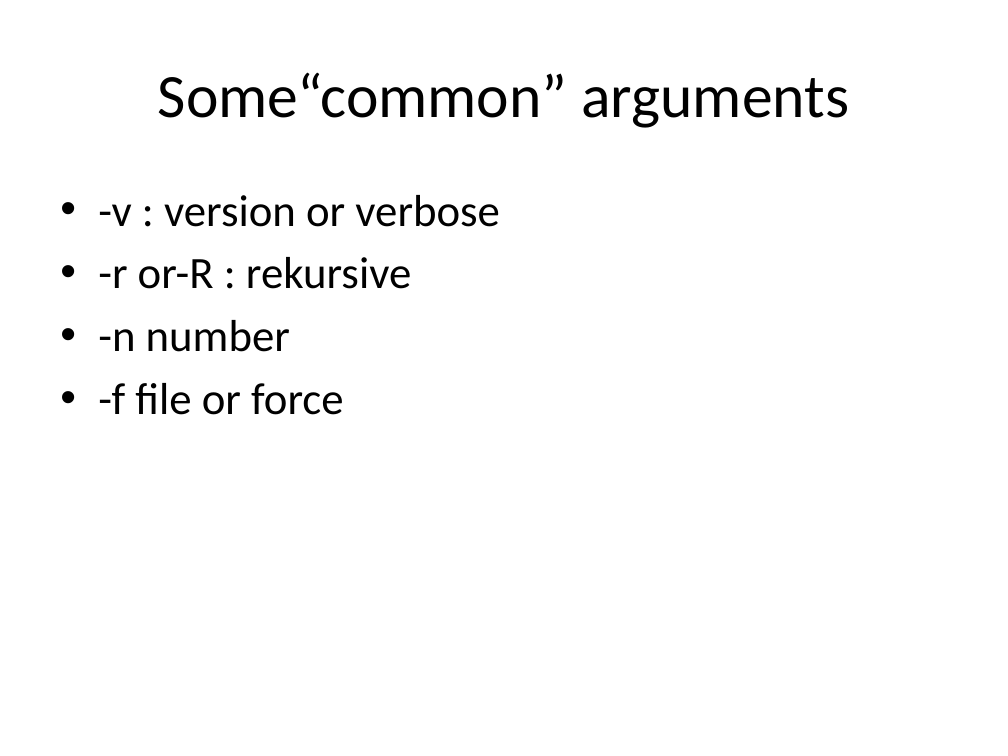
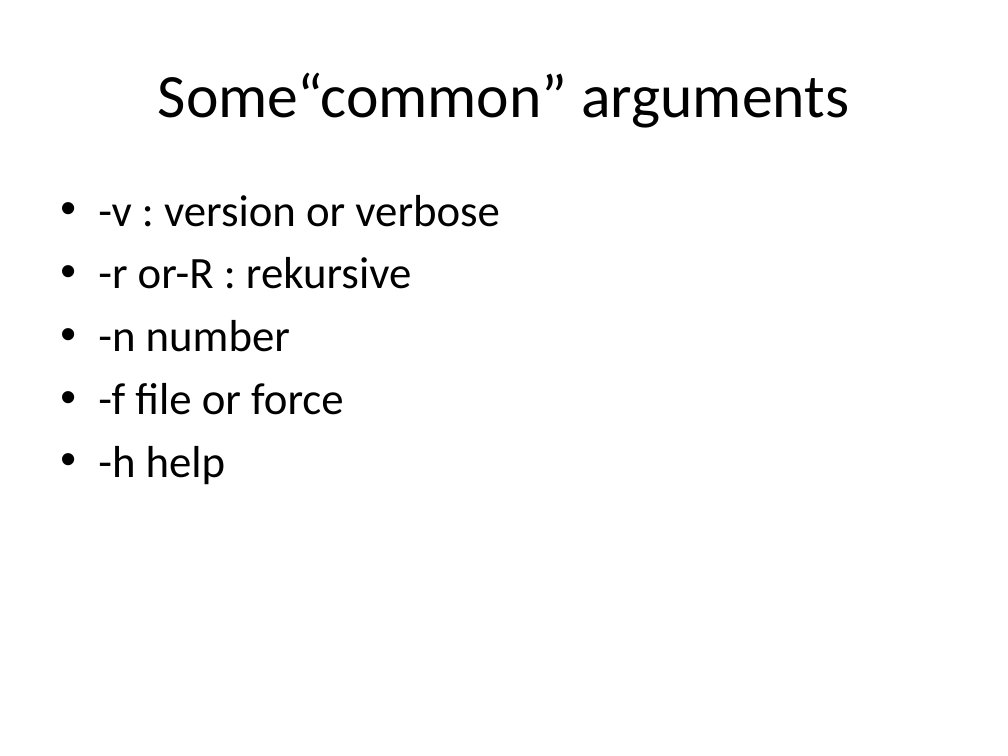
Before and after one commit to nerdschoolbergen/shellscripting, a slide deck: slide 6 of shellscripting.pptx. Drawn at 1008x756 pixels with LibreOffice and Linux fonts; fonts in the diff are those of the drawing. Boxes give left, top, right and bottom in pixels: in the first picture for what was removed or moved away, otherwise in the second. Text is boxed around its words. In the diff, an @@ line names an element or a change of style, - is before the commit and + after.

```diff
--- a/shellscripting.pptx
+++ b/shellscripting.pptx
@@ text at <box>98,446,226,485</box>: paragraph added @@
+• -h help
```
Also in this commit, not shown: 1 other slide changed.
